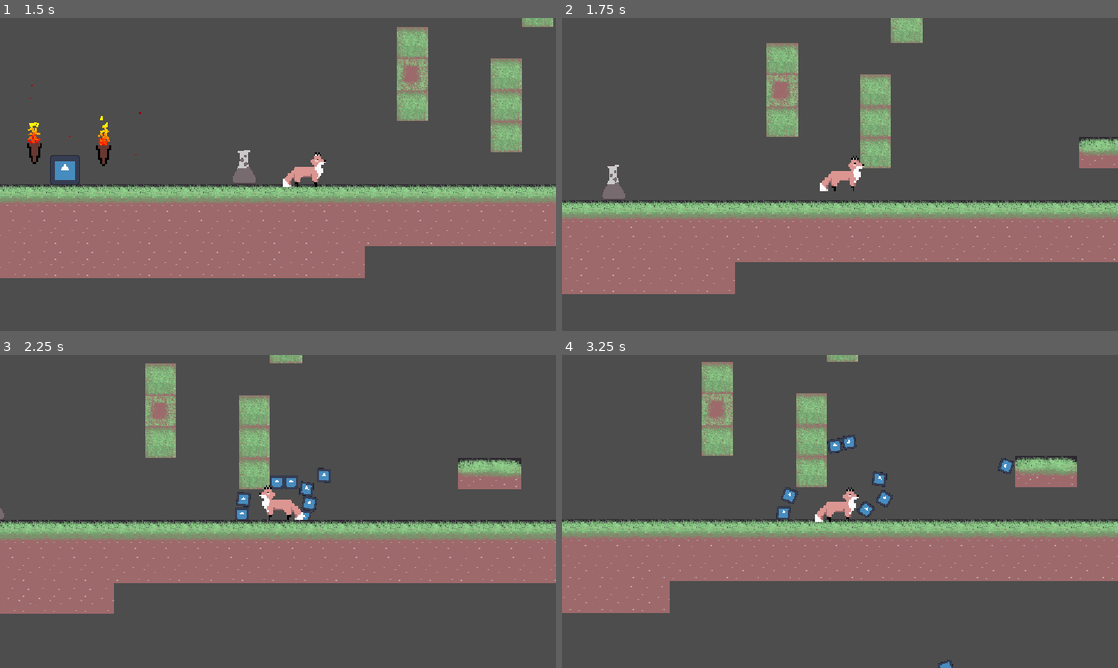
Above: before the commit, frames 1-4 (two rows, left to right).
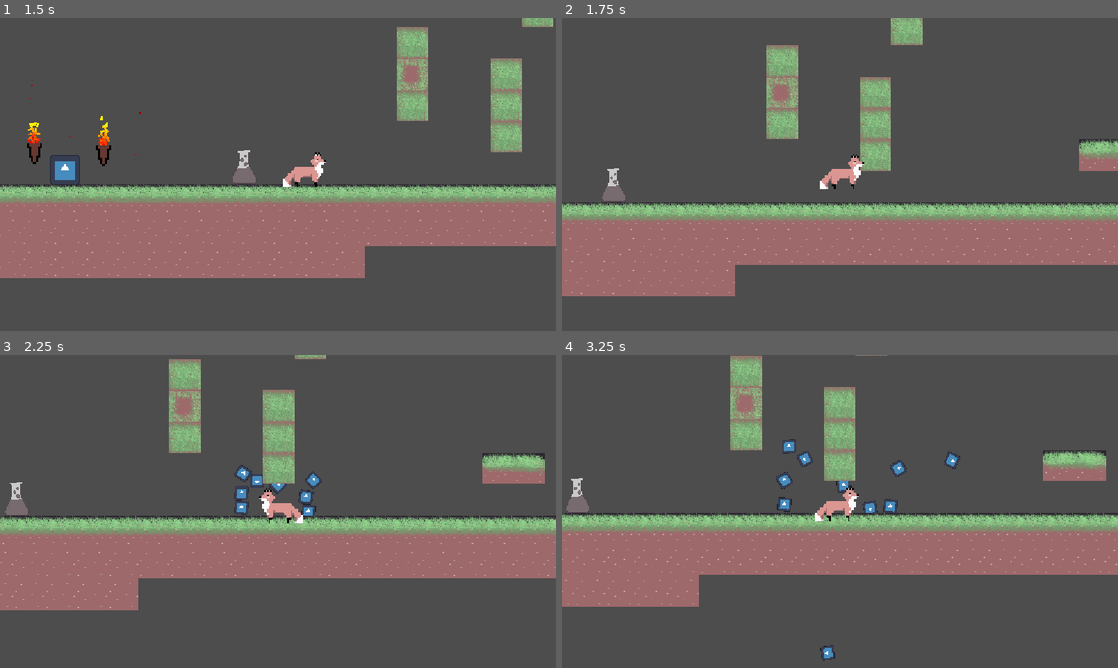
Above: after the commit, the same moments.

Repository: skueee/jame-gam-26
Game: Godot game, scene res://main.tscn
The game is run twice, just before and just after one commit, with the same random seed, the same clock (stepped at 60 frames per second) and the same inputs. The engine's default icon, where the game draws it, is replaced by a stand-in: a white triangle on a blue panel in a dark square.
Inputs (mouse positions are in pixels of both pictures, inside the frame that each line leads up to):
- Up to frame 1 (1.5 s): tap Enter at 0.5 s; move the mouse to (400, 158) at 0.52 s; hold Right (right) from 0.53 s (still down); tap Shift (bridge) at 0.6 s; click (400, 158) at 0.67 s; tap Up (up) at 0.77 s; move the mouse to (166, 190) at 1.27 s; tap Space (continue) at 1.35 s
- Up to frame 2 (1.75 s): keep holding Right (right); tap Up (up) at 1.52 s
- Up to frame 3 (2.25 s): move the mouse to (333, 442) at 2.02 s; release Right (right) at 2.03 s; hold Left (left) from 2.03 s (still down); tap Down (shield) at 2.1 s
- Up to frame 4 (3.25 s): move the mouse to (812, 574) at 2.77 s; release Left (left) at 2.78 s; hold Right (right) from 2.78 s (still down); tap Q (throw) at 2.85 s; click (812, 574) at 2.92 s; tap Up (up) at 3.02 s

Frame 1 is identical in both runs. In frame 2, 6.0% of the frame differs, in the area x 0-100%, y 0-89%; in frame 3, 16%; in frame 4, 18%, in the area x 0-100%, y 0-100%.

Commit message:
Kite- Added Wall slide

Diff:
--- a/player.gd
+++ b/player.gd
@@ -130,7 +130,7 @@
 			velocity.y += gravity * delta
 			velocity.y = min(velocity.y, max_fall)
 		else:
-			velocity.y += gravity * delta * 0.5
+			velocity.y = gravity* 0.07
 			velocity.y = min(velocity.y, max_fall)
 	elif jump:
 		velocity.y = 0 - jump_strength
